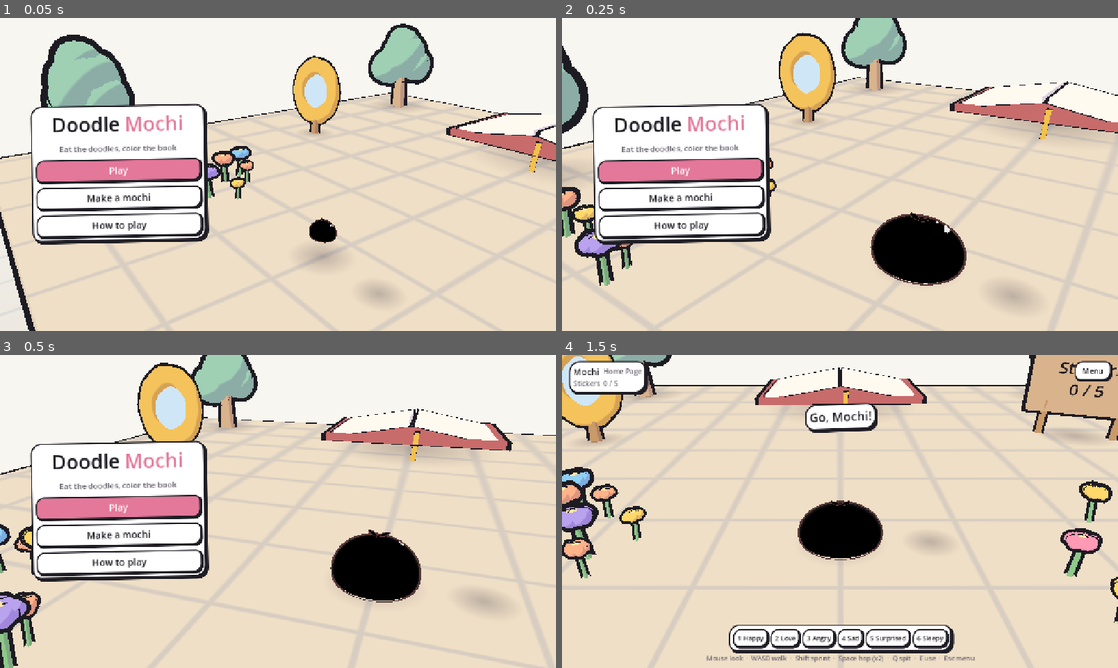
Above: before the commit, frames 1-4 (two rows, left to right).
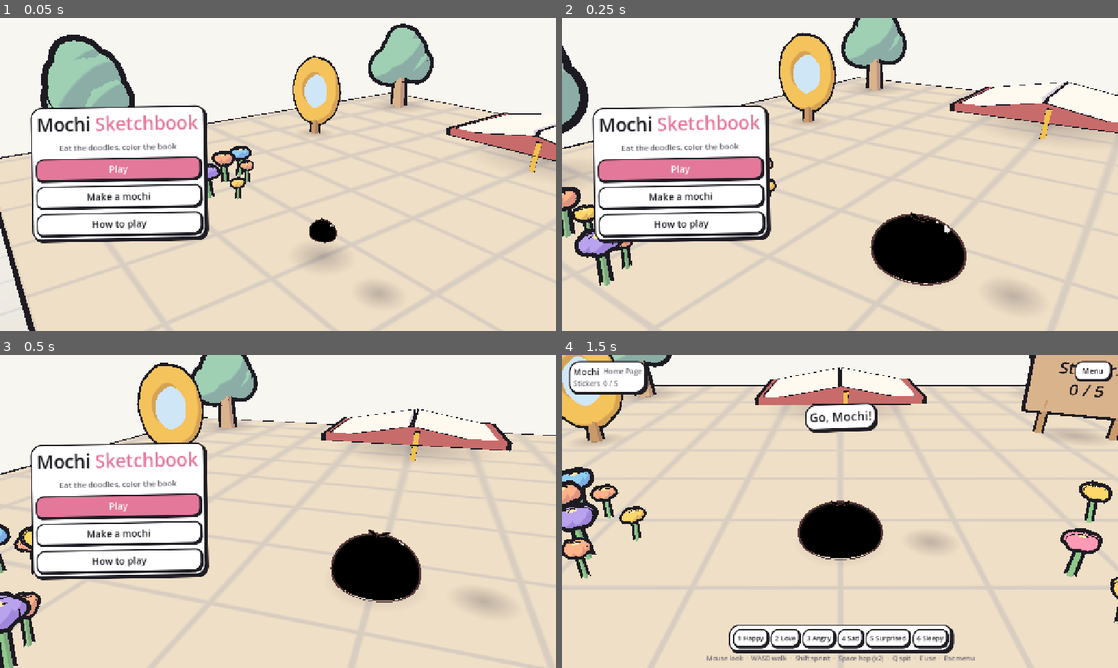
Above: after the commit, the same moments.

Repository: Mainm0e/mochi-paint-party
Game: Godot game, scene res://scenes/main.tscn
Same seed, same stepped clock (60 frames per second), same inputs: the game is played once before the commit and once after it.
Inputs:
- Up to frame 1 (0.05 s): no input
- Up to frame 2 (0.25 s): no input
- Up to frame 3 (0.5 s): no input
- Up to frame 4 (1.5 s): click "Play" at 0.5 s; click "Let's go!" at 1.25 s

The runs differ from the first frame. In frame 1, 3.9% of the frame differs, in the area x 5-38%, y 27-73%; in frame 2, 3.9%; in frame 3, 3.9%; in frame 4, nothing differs.

Commit message:
Rename the game to Mochi Sketchbook
Title screen, Godot project name, save file, docs and CLAUDE.md now use the
new name. The old web prototypes keep their original titles.

Co-Authored-By: Claude Opus 5.5 <noreply@anthropic.com>

Diff:
--- a/godot/project.godot
+++ b/godot/project.godot
@@ -10,7 +10,7 @@
 
 [application]
 
-config/name="Doodle Mochi"
+config/name="Mochi Sketchbook"
 config/description="Make a mochi, then hop around a sketchbook page painting the doodles back in."
 run/main_scene="res://scenes/main.tscn"
 config/features=PackedStringArray("4.7", "Forward Plus")
--- a/godot/scripts/main.gd
+++ b/godot/scripts/main.gd
@@ -1,5 +1,5 @@
 extends Node
-## Doodle Mochi: game flow (menu -> Home Page -> book pages), camera, input, UI and saving.
+## Mochi Sketchbook: game flow (menu -> Home Page -> book pages), camera, input, UI and saving.
 ## Everything is built in code so the project stays a handful of readable scripts.
 ## Run with `-- --autotest=<dir>` to play through the slice, save screenshots there and quit.
 
@@ -7,7 +7,7 @@
 const INK := Color("1f1d24")
 const ACCENT := Color("e3789a")
 const MUTED := Color("6b6672")
-const SAVE_PATH := "user://doodle_mochi.json"
+const SAVE_PATH := "user://mochi_sketchbook.json"
 const CROPS := {"eyes": Rect2i(272, 527, 480, 240), "mouths": Rect2i(432, 721, 160, 80),
 	"cheeks": Rect2i(200, 570, 624, 312), "marks": Rect2i(112, 440, 800, 400)}
 const FALL_Y := -6.0            # below this the mochi is redrawn at the last checkpoint
@@ -379,8 +379,8 @@
 	menu_card.add_child(mv)
 	var logo := _hbox(10)
 	logo.alignment = BoxContainer.ALIGNMENT_CENTER
-	logo.add_child(_label("Doodle", 46))
-	logo.add_child(_label("Mochi", 46, ACCENT))
+	logo.add_child(_label("Mochi", 42))
+	logo.add_child(_label("Sketchbook", 42, ACCENT))
 	mv.add_child(logo)
 	var sub := _label("Eat the doodles, color the book", 18, MUTED)
 	sub.horizontal_alignment = HORIZONTAL_ALIGNMENT_CENTER
Not shown, changed: CLAUDE.md
Not shown, changed: docs/game_design.md
